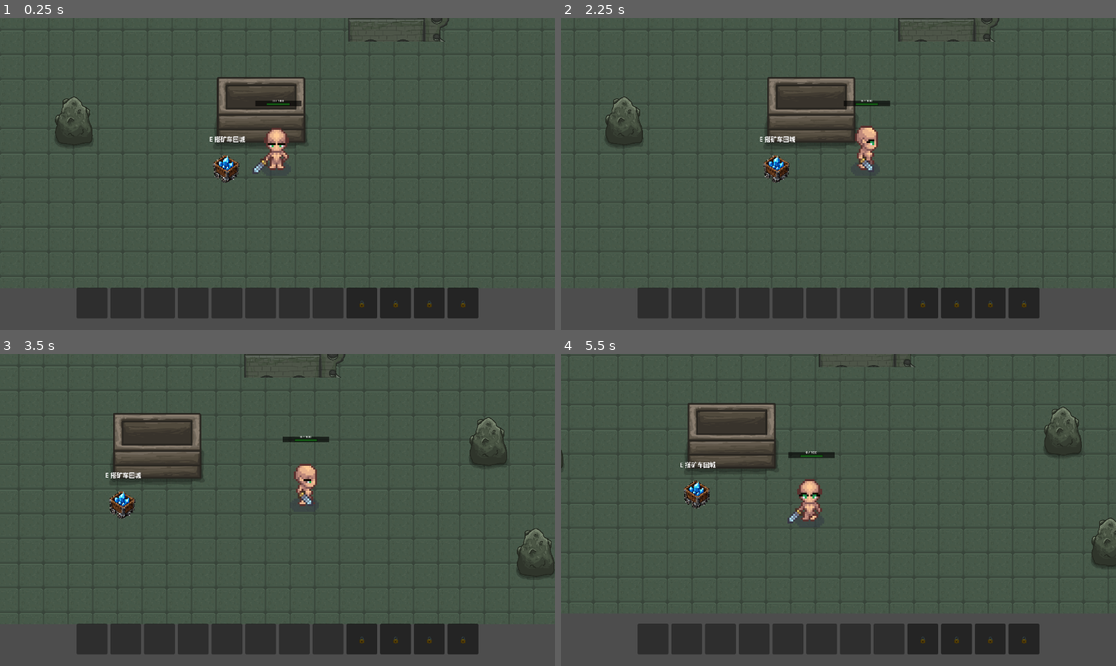
Above: before the commit, frames 1-4 (two rows, left to right).
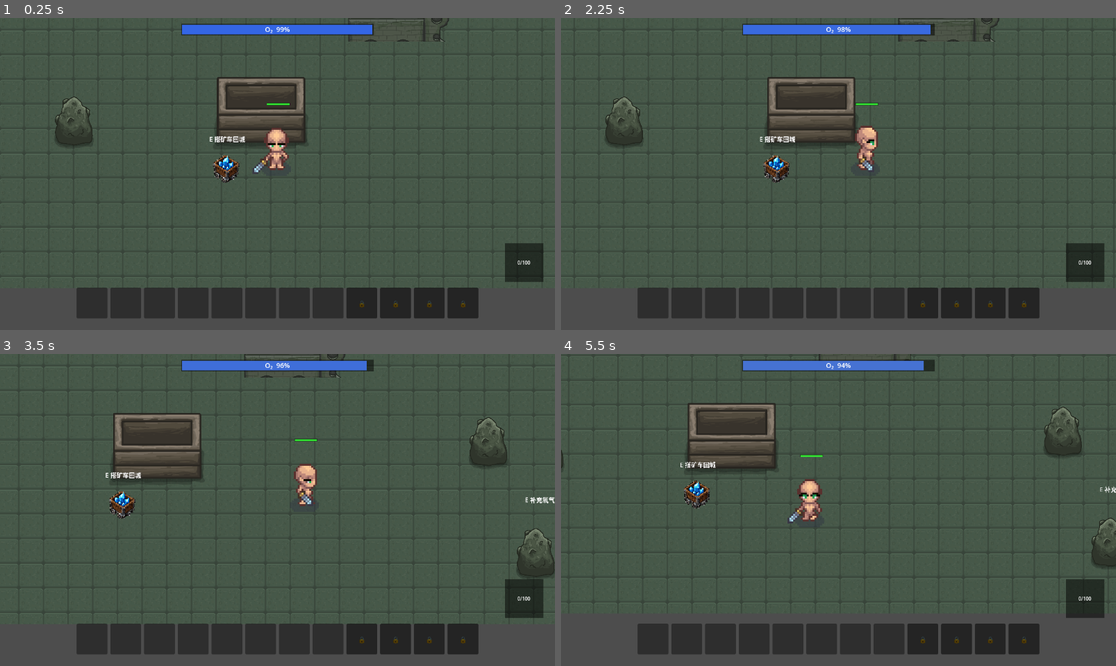
Above: after the commit, the same moments.

Repository: Mitchell0402/Anima-Echo
Game: Godot game, scene res://scenes/mine/test_scene.tscn
Same seed, same stepped clock (60 frames per second), same inputs: the game is played once before the commit and once after it. This scene is started directly instead of the project's main scene.
Inputs (mouse positions are in pixels of both pictures, inside the frame that each line leads up to):
- Up to frame 1 (0.25 s): no input
- Up to frame 2 (2.25 s): tap Enter (ui_accept) at 0.5, 0.77, 1.25, 2 s; move the mouse to (960, 158) at 0.52 s; hold D (move_right) 0.53-1.25 s; hold E (interact) 0.53-1.25 s; click (960, 158) at 0.67 s; tap Shift (walk) at 0.8 s; drag from (727, 189) to (633, 120) at 1.27 s; move the mouse to (894, 105) at 2.02 s; hold D (move_right) from 2.03 s (still down); hold E (interact) from 2.03 s (still down); click (894, 105) at 2.17 s
- Up to frame 3 (3.5 s): tap Shift (walk) at 2.3 s; release D (move_right) at 2.75 s; release E (interact) at 2.75 s; drag from (249, 572) to (155, 447) at 2.77 s
- Up to frame 4 (5.5 s): tap Enter (ui_accept) at 3.5, 3.77, 5 s; move the mouse to (1005, 556) at 3.52 s; hold A (move_left) 3.53-4.25 s; hold Shift (walk) 3.53-4.25 s; click (1005, 556) at 3.67 s; drag from (672, 463) to (755, 432) at 4.27 s; move the mouse to (866, 510) at 5.02 s; hold S (move_down) from 5.03 s (still down); hold Shift (walk) from 5.03 s (still down); click (866, 510) at 5.17 s

The runs differ from the first frame. In frame 1, 2.3% of the frame differs, in the area x 32-98%, y 1-85%; in frame 2, 2.3%; in frame 3, 2.4%, in the area x 32-100%, y 1-85%; in frame 4, 2.4%.

Commit message:
Add oxygen system with carry-on tank, HUD bars, death-reset loop
- New OxygenSystem autoload: carry-on oxygen tank consumed in mine scenes.
  Rate = 3.0/s × state_multiplier × weight_multiplier.
  IDLE/WALK=1×, RUN=2×, MINING=3×, HIDDEN=0.5×.
  Weight tier multipliers (1.0/1.3/1.7) from existing WeightSystem.
- O₂ depletion → progressive HP drain (8 dps) → player.die().
- Mine death plays death animation (1.8s), clears inventory, returns to town.
- Normal MinecartExit return preserves backpack.
- OxygenPump one-shot interactable (Area2D + E to refill), placed in test_scene.
- OxygenBar: screen-top centered HUD bar, blue→yellow→red gradient, flash at <25%.
- WeightBar: bottom-right square container, vertical fill bottom→top.
- Death animation guard in move_controller prevents animation override.
- Full spec at docs/specs/oxygen_system.md.

Co-authored-by: Cursor <cursoragent@cursor.com>

Diff:
--- a/assets/mine/characters/player/main_char_sprite_frames.tres
+++ b/assets/mine/characters/player/main_char_sprite_frames.tres
@@ -1,10 +1,123 @@
 [gd_resource type="SpriteFrames" format=3 uid="uid://0paq516vlwv3"]
 
 [ext_resource type="Texture2D" uid="uid://ci681x4vpsrai" path="res://assets/mine/characters/player/Sword_Hurt_with_shadow.png" id="1_4ne6w"]
+[ext_resource type="Texture2D" uid="uid://qcb0oin4ti5q" path="res://assets/mine/characters/player/Sword_Death_with_shadow.png" id="1_16f2j"]
 [ext_resource type="Texture2D" uid="uid://cmqvh4nehb0dq" path="res://assets/mine/characters/player/Sword_Idle_with_shadow.png" id="1_je3a8"]
 [ext_resource type="Texture2D" uid="uid://bj2y7bnxis8df" path="res://assets/mine/characters/player/Sword_Run_with_shadow.png" id="2_qkvja"]
 [ext_resource type="Texture2D" uid="uid://ckjkaru5ejoma" path="res://assets/mine/characters/player/Sword_Walk_with_shadow.png" id="3_43eq1"]
 
+[sub_resource type="AtlasTexture" id="AtlasTexture_ex4hd"]
+atlas = ExtResource("1_16f2j")
+region = Rect2(0, 192, 64, 64)
+
+[sub_resource type="AtlasTexture" id="AtlasTexture_l4anm"]
+atlas = ExtResource("1_16f2j")
+region = Rect2(64, 192, 64, 64)
+
+[sub_resource type="AtlasTexture" id="AtlasTexture_8pl8v"]
+atlas = ExtResource("1_16f2j")
+region = Rect2(128, 192, 64, 64)
+
+[sub_resource type="AtlasTexture" id="AtlasTexture_26oiw"]
+atlas = ExtResource("1_16f2j")
+region = Rect2(192, 192, 64, 64)
+
+[sub_resource type="AtlasTexture" id="AtlasTexture_gt51n"]
+atlas = ExtResource("1_16f2j")
+region = Rect2(256, 192, 64, 64)
+
+[sub_resource type="AtlasTexture" id="AtlasTexture_c32is"]
+atlas = ExtResource("1_16f2j")
+region = Rect2(320, 192, 64, 64)
+
+[sub_resource type="AtlasTexture" id="AtlasTexture_3fyd4"]
+atlas = ExtResource("1_16f2j")
+region = Rect2(384, 192, 64, 64)
+
+[sub_resource type="AtlasTexture" id="AtlasTexture_a3ldo"]
+atlas = ExtResource("1_16f2j")
+region = Rect2(0, 0, 64, 64)
+
+[sub_resource type="AtlasTexture" id="AtlasTexture_30hh7"]
+atlas = ExtResource("1_16f2j")
+region = Rect2(64, 0, 64, 64)
+
+[sub_resource type="AtlasTexture" id="AtlasTexture_t6jah"]
+atlas = ExtResource("1_16f2j")
+region = Rect2(128, 0, 64, 64)
+
+[sub_resource type="AtlasTexture" id="AtlasTexture_2j568"]
+atlas = ExtResource("1_16f2j")
+region = Rect2(192, 0, 64, 64)
+
+[sub_resource type="AtlasTexture" id="AtlasTexture_a46oa"]
+atlas = ExtResource("1_16f2j")
+region = Rect2(256, 0, 64, 64)
+
+[sub_resource type="AtlasTexture" id="AtlasTexture_vjxvg"]
+atlas = ExtResource("1_16f2j")
+region = Rect2(320, 0, 64, 64)
+
+[sub_resource type="AtlasTexture" id="AtlasTexture_2i27d"]
+atlas = ExtResource("1_16f2j")
+region = Rect2(384, 0, 64, 64)
+
+[sub_resource type="AtlasTexture" id="AtlasTexture_16f2j"]
+atlas = ExtResource("1_16f2j")
+region = Rect2(0, 64, 64, 64)
+
+[sub_resource type="AtlasTexture" id="AtlasTexture_icaxg"]
+atlas = ExtResource("1_16f2j")
+region = Rect2(64, 64, 64, 64)
+
+[sub_resource type="AtlasTexture" id="AtlasTexture_0exeh"]
+atlas = ExtResource("1_16f2j")
+region = Rect2(128, 64, 64, 64)
+
+[sub_resource type="AtlasTexture" id="AtlasTexture_morqn"]
+atlas = ExtResource("1_16f2j")
+region = Rect2(192, 64, 64, 64)
+
+[sub_resource type="AtlasTexture" id="AtlasTexture_st7jh"]
+atlas = ExtResource("1_16f2j")
+region = Rect2(256, 64, 64, 64)
+
+[sub_resource type="AtlasTexture" id="AtlasTexture_qsj6t"]
+atlas = ExtResource("1_16f2j")
+region = Rect2(320, 64, 64, 64)
+
+[sub_resource type="AtlasTexture" id="AtlasTexture_4ejjx"]
+atlas = ExtResource("1_16f2j")
+region = Rect2(384, 64, 64, 64)
+
+[sub_resource type="AtlasTexture" id="AtlasTexture_shyfr"]
+atlas = ExtResource("1_16f2j")
+region = Rect2(0, 128, 64, 64)
+
+[sub_resource type="AtlasTexture" id="AtlasTexture_ksouy"]
+atlas = ExtResource("1_16f2j")
+region = Rect2(64, 128, 64, 64)
+
+[sub_resource type="AtlasTexture" id="AtlasTexture_hoy5e"]
+atlas = ExtResource("1_16f2j")
+region = Rect2(128, 128, 64, 64)
+
+[sub_resource type="AtlasTexture" id="AtlasTexture_sapgt"]
+atlas = ExtResource("1_16f2j")
+region = Rect2(192, 128, 64, 64)
+
+[sub_resource type="AtlasTexture" id="AtlasTexture_8vjat"]
+atlas = ExtResource("1_16f2j")
+region = Rect2(256, 128, 64, 64)
+
+[sub_resource type="AtlasTexture" id="AtlasTexture_bhmk6"]
+atlas = ExtResource("1_16f2j")
+region = Rect2(320, 128, 64, 64)
+
+[sub_resource type="AtlasTexture" id="AtlasTexture_xax8x"]
+atlas = ExtResource("1_16f2j")
+region = Rect2(384, 128, 64, 64)
+
 [sub_resource type="AtlasTexture" id="AtlasTexture_7fcjc"]
 atlas = ExtResource("1_4ne6w")
 region = Rect2(0, 192, 64, 64)
@@ -471,6 +584,110 @@
 
 [resource]
 animations = [{
+"frames": [{
+"duration": 1.0,
+"texture": SubResource("AtlasTexture_ex4hd")
+}, {
+"duration": 1.0,
+"texture": SubResource("AtlasTexture_l4anm")
+}, {
+"duration": 1.0,
+"texture": SubResource("AtlasTexture_8pl8v")
+}, {
+"duration": 1.0,
+"texture": SubResource("AtlasTexture_26oiw")
+}, {
+"duration": 1.0,
+"texture": SubResource("AtlasTexture_gt51n")
+}, {
+"duration": 1.0,
+"texture": SubResource("AtlasTexture_c32is")
+}, {
+"duration": 1.0,
+"texture": SubResource("AtlasTexture_3fyd4")
+}],
+"loop": false,
+"name": &"death_b",
+"speed": 8.0
+}, {
+"frames": [{
+"duration": 1.0,
+"texture": SubResource("AtlasTexture_a3ldo")
+}, {
+"duration": 1.0,
+"texture": SubResource("AtlasTexture_30hh7")
+}, {
+"duration": 1.0,
+"texture": SubResource("AtlasTexture_t6jah")
+}, {
+"duration": 1.0,
+"texture": SubResource("AtlasTexture_2j568")
+}, {
+"duration": 1.0,
+"texture": SubResource("AtlasTexture_a46oa")
+}, {
+"duration": 1.0,
+"texture": SubResource("AtlasTexture_vjxvg")
+}, {
+"duration": 1.0,
+"texture": SubResource("AtlasTexture_2i27d")
+}],
+"loop": false,
+"name": &"death_f",
+"speed": 8.0
+}, {
+"frames": [{
+"duration": 1.0,
+"texture": SubResource("AtlasTexture_16f2j")
+}, {
+"duration": 1.0,
+"texture": SubResource("AtlasTexture_icaxg")
+}, {
+"duration": 1.0,
+"texture": SubResource("AtlasTexture_0exeh")
+}, {
+"duration": 1.0,
+"texture": SubResource("AtlasTexture_morqn")
+}, {
+"duration": 1.0,
+"texture": SubResource("AtlasTexture_st7jh")
+}, {
+"duration": 1.0,
+"texture": SubResource("AtlasTexture_qsj6t")
+}, {
+"duration": 1.0,
+"texture": SubResource("AtlasTexture_4ejjx")
+}],
+"loop": false,
+"name": &"death_l",
+"speed": 8.0
+}, {
+"frames": [{
+"duration": 1.0,
+"texture": SubResource("AtlasTexture_shyfr")
+}, {
+"duration": 1.0,
+"texture": SubResource("AtlasTexture_ksouy")
+}, {
+"duration": 1.0,
+"texture": SubResource("AtlasTexture_hoy5e")
+}, {
+"duration": 1.0,
+"texture": SubResource("AtlasTexture_sapgt")
+}, {
+"duration": 1.0,
+"texture": SubResource("AtlasTexture_8vjat")
+}, {
+"duration": 1.0,
+"texture": SubResource("AtlasTexture_bhmk6")
+}, {
+"duration": 1.0,
+"texture": SubResource("AtlasTexture_xax8x")
+}],
+"loop": false,
+"name": &"death_r",
+"speed": 8.0
+}, {
 "frames": [{
 "duration": 1.0,
 "texture": SubResource("AtlasTexture_7fcjc")
--- a/project.godot
+++ b/project.godot
@@ -20,6 +20,7 @@
 ItemDatabase="*res://scripts/items/item_database.gd"
 GameRuntime="*res://scripts/core/game_runtime.gd"
 WeightSystem="*res://scripts/core/weight_system.gd"
+OxygenSystem="*res://scripts/core/oxygen_system.gd"
 MCPScreenshot="*res://addons/godot_mcp/mcp_screenshot_service.gd"
 MCPInputService="*res://addons/godot_mcp/mcp_input_service.gd"
 MCPGameInspector="*res://addons/godot_mcp/mcp_game_inspector_service.gd"
--- a/scenes/mine/main_character_stats.tscn
+++ b/scenes/mine/main_character_stats.tscn
@@ -7,7 +7,8 @@
 [ext_resource type="Script" uid="uid://bx4ej5mrh4nkt" path="res://scripts/player/player.gd" id="6_player"]
 [ext_resource type="Script" uid="uid://cjxofcdwo4hpy" path="res://scripts/ui/health_bar.gd" id="7_healthbar"]
 [ext_resource type="Script" uid="uid://cx5yqnxku4w6p" path="res://scripts/ui/hotbar_ui.gd" id="8_hotbar"]
-[ext_resource type="Script" uid="uid://cpjxlhubu518c" path="res://scripts/ui/weight_bar.gd" id="9_weightbar"]
+[ext_resource type="Script" uid="uid://bxwk6sqh20na3" path="res://scripts/ui/oxygen_bar.gd" id="9_oxygenbar"]
+[ext_resource type="Script" uid="uid://cpjxlhubu518c" path="res://scripts/ui/weight_bar.gd" id="10_weightbar"]
 
 [sub_resource type="CapsuleShape2D" id="CapsuleShape2D_1paeb"]
 radius = 62.0
@@ -47,18 +48,11 @@
 position = Vector2(-4, -118)
 scale = Vector2(10, 10)
 sprite_frames = ExtResource("5_myn43")
-animation = &"hurt_r"
-frame = 2
-frame_progress = 0.8149515
+animation = &"death_r"
 
 [node name="HealthBar" type="Node2D" parent="." unique_id=138953096]
 position = Vector2(0, -340)
 script = ExtResource("7_healthbar")
-
-[node name="WeightBar" type="Node2D" parent="." unique_id=386155058]
-position = Vector2(0, -322)
-scale = Vector2(2, 2)
-script = ExtResource("9_weightbar")
 
 [node name="HUD" type="CanvasLayer" parent="." unique_id=421629968]
 
@@ -71,3 +65,15 @@
 grow_vertical = 2
 mouse_filter = 2
 script = ExtResource("8_hotbar")
+
+[node name="OxygenBar" type="Control" parent="HUD" unique_id=1928374650]
+layout_mode = 3
+anchors_preset = 0
+mouse_filter = 2
+script = ExtResource("9_oxygenbar")
+
+[node name="WeightBar" type="Control" parent="HUD" unique_id=386155058]
+layout_mode = 3
+anchors_preset = 0
+mouse_filter = 2
+script = ExtResource("10_weightbar")
--- /dev/null
+++ b/scenes/mine/oxygen_pump.tscn
@@ -0,0 +1,20 @@
+[gd_scene load_steps=3 format=3 uid="uid://dxy0xgenpump1"]
+
+[ext_resource type="Script" path="res://scripts/mine/oxygen_pump.gd" id="1_pump"]
+
+[sub_resource type="CircleShape2D" id="CircleShape2D_pump"]
+radius = 48.0
+
+[node name="OxygenPump" type="Area2D"]
+script = ExtResource("1_pump")
+
+[node name="CollisionShape2D" type="CollisionShape2D" parent="."]
+shape = SubResource("CircleShape2D_pump")
+
+[node name="Label" type="Label" parent="."]
+offset_left = -56.0
+offset_top = -72.0
+offset_right = 56.0
+offset_bottom = -54.0
+horizontal_alignment = 1
+text = "E 补充氧气"
--- a/scenes/mine/test_scene.tscn
+++ b/scenes/mine/test_scene.tscn
@@ -11,6 +11,7 @@
 [ext_resource type="Texture2D" uid="uid://cp1iehu7h26yi" path="res://assets/mine/environment/2D_Top_Down_Cave_Tileset.png" id="11_tileset"]
 [ext_resource type="Script" uid="uid://cmm5vxys2ey2q" path="res://scripts/town/mine_exit.gd" id="12_mine_exit"]
 [ext_resource type="Texture2D" uid="uid://dsqmmmqhit2ar" path="res://assets/props/minecart_return_to_town.png" id="13_minecart_sprite"]
+[ext_resource type="PackedScene" path="res://scenes/mine/oxygen_pump.tscn" id="14_oxygen_pump"]
 
 [sub_resource type="TileSetAtlasSource" id="TileSetAtlasSource_pi18e"]
 texture = ExtResource("11_tileset")
@@ -124,6 +125,9 @@
 [node name="SmallMine5" parent="." unique_id=579606295 instance=ExtResource("2_cpwdd")]
 position = Vector2(2467, 662)
 
+[node name="OxygenPump" parent="." unique_id=1928374651 instance=ExtResource("14_oxygen_pump")]
+position = Vector2(1900, 800)
+
 [node name="MinecartExit" type="Node2D" parent="." unique_id=2117143751]
 position = Vector2(816, 756)
 script = ExtResource("12_mine_exit")
--- /dev/null
+++ b/scripts/core/oxygen_system.gd
@@ -0,0 +1,133 @@
+extends Node
+
+## 氧气系统（Autoload 单例：OxygenSystem）
+## 随身氧气槽，在矿洞场景中实时消耗。
+## 消耗率 = base_rate × state_multiplier × weight_multiplier。
+## 氧气耗尽后渐进扣血，致死回城由 player.die() 处理。
+
+@export var tank_capacity: float = 100.0
+@export var base_rate: float = 1
+@export var suffocation_dps: float = 8.0
+
+const STATE_MULT := {
+	"idle": 1.0,
+	"walk": 1.0,
+	"run": 2.0,
+	"mining": 3.0,
+	"hidden": 0.5,
+	"hurt": 1.0,
+	"dead": 0.0,
+}
+
+signal oxygen_changed(current: float, maximum: float)
+signal oxygen_depleted
+
+var current_oxygen: float = 100.0
+var _player: CharacterBody2D = null
+var _weight: Node = null
+var _last_scene_path: String = ""
+var _scene_active: bool = false
+var _was_depleted: bool = false
+
+
+func _ready() -> void:
+	_weight = get_node_or_null("/root/WeightSystem")
+	current_oxygen = tank_capacity
+
+
+func _process(delta: float) -> void:
+	_check_scene_transition()
+
+	if not _scene_active:
+		return
+
+	_cache_player()
+	if _player == null or not is_instance_valid(_player):
+		_player = null
+		return
+
+	if _player.has_method("is_dead") and _player.is_dead():
+		return
+
+	# O₂ = 0 → 渐进扣血
+	if current_oxygen <= 0.0:
+		if not _was_depleted:
+			_was_depleted = true
+			oxygen_depleted.emit()
+		if _player.has_method("take_damage"):
+			_player.take_damage(suffocation_dps * delta)
+		return
+
+	_was_depleted = false
+
+	# 正常消耗
+	var state_mult: float = _resolve_state_multiplier()
+	var weight_mult: float = _weight.get_oxygen_multiplier() if _weight else 1.0
+	var rate: float = base_rate * state_mult * weight_mult
+
+	current_oxygen = max(0.0, current_oxygen - rate * delta)
+	oxygen_changed.emit(current_oxygen, tank_capacity)
+
+
+func _cache_player() -> void:
+	if _player != null and is_instance_valid(_player):
+		return
+	_player = get_tree().get_first_node_in_group("player") as CharacterBody2D
+
+
+func _resolve_state_multiplier() -> float:
+	if _player == null:
+		return STATE_MULT["idle"]
+	if _player.has_method("is_mining") and _player.is_mining():
+		return STATE_MULT["mining"]
+	if _player.has_method("is_hidden") and _player.is_hidden():
+		return STATE_MULT["hidden"]
+	if _player.has_method("is_hurt") and _player.is_hurt():
+		return STATE_MULT["hurt"]
+	if _player.has_method("is_dead") and _player.is_dead():
+		return STATE_MULT["dead"]
+	if not _player.has_method("can_move") or not _player.can_move():
+		return STATE_MULT["idle"]
+	# FREE + can_move: 通过 velocity 和 walk 按键判断实际活动
+	if _player.velocity.length() < 0.1:
+		return STATE_MULT["idle"]
+	if Input.is_action_pressed("walk"):
+		return STATE_MULT["walk"]
+	return STATE_MULT["run"]
+
+
+func _check_scene_transition() -> void:
+	var current: Node = get_tree().current_scene
+	if current == null:
+		return
+	var path: String = current.scene_file_path
+	if path == _last_scene_path:
+		return
+	_last_scene_path = path
+	var now_mine: bool = _is_mine_path(path)
+	if now_mine and not _scene_active:
+		reset_tank()
+	_scene_active = now_mine
+
+
+func _is_mine_path(path: String) -> bool:
+	return path.ends_with("test_scene.tscn") or "/mine/" in path
+
+
+func refill() -> void:
+	current_oxygen = tank_capacity
+	_was_depleted = false
+	oxygen_changed.emit(current_oxygen, tank_capacity)
+
+
+func reset_tank() -> void:
+	current_oxygen = tank_capacity
+	_was_depleted = false
+
+
+func is_in_mine_scene() -> bool:
+	return _scene_active
+
+
+func get_oxygen_ratio() -> float:
+	return current_oxygen / tank_capacity if tank_capacity > 0.0 else 0.0
--- /dev/null
+++ b/scripts/mine/oxygen_pump.gd
@@ -0,0 +1,42 @@
+extends Area2D
+
+## 氧气泵。玩家靠近按 E 交互，回满氧气后自毁。
+## 默认一次性使用（one_shot=true）。
+
+@export var one_shot: bool = true
+
+var _player_in_range: CharacterBody2D = null
+var _oxygen: Node = null
+
+
+func _ready() -> void:
+	_oxygen = get_node_or_null("/root/OxygenSystem")
+	body_entered.connect(_on_body_entered)
+	body_exited.connect(_on_body_exited)
+	add_to_group("interactables")
+
+
+func _unhandled_input(event: InputEvent) -> void:
+	if _player_in_range == null:
+		return
+	if not event.is_action_pressed("interact"):
+		return
+	if event is InputEventKey and event.echo:
+		return
+
+	if _oxygen and _oxygen.has_method("refill"):
+		_oxygen.refill()
+		print("[OxygenPump] 氧气回满")
+
+	if one_shot:
+		queue_free()
+
+
+func _on_body_entered(body: Node2D) -> void:
+	if body is CharacterBody2D and body.is_in_group("player"):
+		_player_in_range = body as CharacterBody2D
+
+
+func _on_body_exited(body: Node2D) -> void:
+	if body == _player_in_range:
+		_player_in_range = null
--- a/scripts/player/move_controller.gd
+++ b/scripts/player/move_controller.gd
@@ -29,6 +29,11 @@
 		body.move_and_slide()
 		_play_hurt_animation(body.hurt_velocity())
 		body.tick_hurt(delta, HURT_DECEL)
+		return
+
+	# 死亡：停止移动、不覆盖动画（保留 death 动画播放）
+	if body.has_method("is_dead") and body.is_dead():
+		body.velocity = Vector2.ZERO
 		return
 
 	# 被锁定（挖矿/躲藏）时停止移动，但仍保持脚本运行
--- a/scripts/player/player.gd
+++ b/scripts/player/player.gd
@@ -106,6 +106,34 @@
 	died.emit()
 	print("[Player] 💀 死亡")
 
+	# 播放死亡动画，延迟后回城
+	_play_death_animation()
+	get_tree().create_timer(1.8).timeout.connect(_on_death_transition)
+
+
+func _play_death_animation() -> void:
+	var sprite: AnimatedSprite2D = get_node_or_null("AnimatedSprite2D")
+	if sprite == null or sprite.sprite_frames == null:
+		return
+	var dir: String = "f"
+	var current: String = sprite.animation
+	var parts: PackedStringArray = current.split("_")
+	if parts.size() >= 2:
+		dir = parts[-1]
+	var death_anim: String = "death_" + dir
+	if sprite.sprite_frames.has_animation(death_anim):
+		sprite.play(death_anim)
+
+
+func _on_death_transition() -> void:
+	var oxygen: Node = get_node_or_null("/root/OxygenSystem")
+	if oxygen and oxygen.has_method("is_in_mine_scene") and oxygen.is_in_mine_scene():
+		var runtime: Node = get_node_or_null("/root/GameRuntime")
+		if runtime and runtime.get("inventory") and runtime.get("inventory").has_method("clear"):
+			runtime.get("inventory").clear()
+			print("[Player] 背包已清空，返回城镇")
+		get_tree().change_scene_to_file("res://scenes/town/mining_town.tscn")
+
 ## 由移动控制器每帧驱动：返回当前击退速度；衰减并在计时结束后回到 FREE。
 ## 返回 true 表示仍在受击中。死亡时立即结束受击驱动。
 func tick_hurt(delta: float, decel: float) -> bool:
--- /dev/null
+++ b/scripts/ui/oxygen_bar.gd
@@ -0,0 +1,86 @@
+extends Control
+
+## 屏幕顶部氧气条 HUD：蓝→黄→红渐变 + 低氧闪烁
+## 挂在 HUD CanvasLayer 下
+
+@export var bar_width: float = 400.0
+@export var bar_height: float = 24.0
+@export var border: float = 2.0
+@export var margin_top: float = 12.0
+
+const LOW_THRESHOLD: float = 0.25
+const MID_THRESHOLD: float = 0.5
+const FLASH_SPEED: float = 6.0
+
+var _bg: ColorRect
+var _fill: ColorRect
+var _label: Label
+var _oxygen: Node
+var _flash_timer: float = 0.0
+
+
+func _ready() -> void:
+	_oxygen = get_node_or_null("/root/OxygenSystem")
+	_build()
+	if _oxygen:
+		if not _oxygen.oxygen_changed.is_connected(_on_oxygen_changed):
+			_oxygen.oxygen_changed.connect(_on_oxygen_changed)
+		_on_oxygen_changed(_oxygen.current_oxygen, _oxygen.tank_capacity)
+
+
+func _process(delta: float) -> void:
+	_flash_timer += delta
+	var ratio: float = _oxygen.get_oxygen_ratio() if _oxygen else 1.0
+	if ratio <= LOW_THRESHOLD:
+		modulate.a = 0.4 + 0.6 * abs(sin(_flash_timer * FLASH_SPEED))
+	else:
+		modulate.a = 1.0
+
+
+func _build() -> void:
+	var center_x: float = (get_viewport_rect().size.x - bar_width) / 2.0
+
+	_bg = ColorRect.new()
+	_bg.color = Color(0.0, 0.0, 0.0, 0.5)
+	_bg.size = Vector2(bar_width, bar_height)
+	_bg.position = Vector2(center_x, margin_top)
+	add_child(_bg)
+
+	var inner: Vector2 = Vector2(bar_width - border * 2.0, bar_height - border * 2.0)
+	_fill = ColorRect.new()
+	_fill.size = inner
+	_fill.position = Vector2(center_x + border, margin_top + border)
+	add_child(_fill)
+
+	_label = Label.new()
+	_label.horizontal_alignment = HORIZONTAL_ALIGNMENT_CENTER
+	_label.vertical_alignment = VERTICAL_ALIGNMENT_CENTER
+	_label.add_theme_font_size_override("font_size", 14)
+	_label.add_theme_color_override("font_color", Color.WHITE)
+	_label.position = Vector2(center_x, margin_top)
+	_label.size = Vector2(bar_width, bar_height)
+	add_child(_label)
+
+
+func _on_oxygen_changed(current: float, maximum: float) -> void:
+	var ratio: float = clamp(current / maximum, 0.0, 1.0) if maximum > 0.0 else 0.0
+	var inner_w: float = bar_width - border * 2.0
+	_fill.size = Vector2(inner_w * ratio, _fill.size.y)
+	_fill.color = _bar_color(ratio)
+	_label.text = "O₂  %d%%" % int(ratio * 100.0)
+
+
+func _bar_color(ratio: float) -> Color:
+	var blue := Color(0.2, 0.4, 0.9)
+	var yellow := Color(0.9, 0.85, 0.2)
+	var red := Color(0.9, 0.2, 0.15)
+
+	if ratio > MID_THRESHOLD:
+		var t: float = clamp((ratio - MID_THRESHOLD) / (1.0 - MID_THRESHOLD), 0.0, 1.0)
+		return yellow.lerp(blue, t)
+	elif ratio > LOW_THRESHOLD:
+		var t: float = clamp((ratio - LOW_THRESHOLD) / (MID_THRESHOLD - LOW_THRESHOLD), 0.0, 1.0)
+		return red.lerp(yellow, t)
+	else:
+		var t: float = clamp(ratio / LOW_THRESHOLD, 0.0, 1.0)
+		return Color(0.6, 0.1, 0.1).lerp(red, t)
--- a/scripts/ui/weight_bar.gd
+++ b/scripts/ui/weight_bar.gd
@@ -1,16 +1,16 @@
-extends Node2D
+extends Control
 
-## 玩家头顶负重条：轻载绿、负重黄、超载橙红
-## 挂在玩家节点下，自动订阅 WeightSystem 信号更新
+## 屏幕右下角负重 HUD：方形容器，纵向进度条从下往上填充
+## 挂在 HUD CanvasLayer 下
 
-@export var bar_size: Vector2 = Vector2(120.0, 14.0)
-@export var border: float = 2.0
-@export var offset_y: float = -18.0
-@export var bg_color: Color = Color(0.0, 0.0, 0.0, 0.6)
+@export var container_size: float = 80.0
+@export var border: float = 3.0
+@export var margin_right: float = 24.0
+@export var margin_bottom: float = 100.0
 
-const OVERLOAD_MAX: float = 180.0
 const LIGHT_MAX: float = 65.0
 const HEAVY_MAX: float = 100.0
+const OVERLOAD_MAX: float = 180.0
 
 var _bg: ColorRect
 var _fill: ColorRect
@@ -28,34 +28,43 @@
 
 
 func _build() -> void:
+	var vp_size: Vector2 = get_viewport_rect().size
+	var x: float = vp_size.x - container_size - margin_right
+	var y: float = vp_size.y - container_size - margin_bottom
+
+	# 背景方框
 	_bg = ColorRect.new()
-	_bg.color = bg_color
-	_bg.size = bar_size
-	_bg.position = Vector2(-bar_size.x / 2.0, offset_y)
+	_bg.color = Color(0.0, 0.0, 0.0, 0.5)
+	_bg.size = Vector2(container_size, container_size)
+	_bg.position = Vector2(x, y)
 	add_child(_bg)
 
+	# 填充条（从底部向上）
+	var inner_size: float = container_size - border * 2.0
 	_fill = ColorRect.new()
-	var inner: Vector2 = bar_size - Vector2(border, border) * 2.0
-	_fill.size = inner
-	_fill.position = Vector2(-bar_size.x / 2.0 + border, offset_y + border)
+	_fill.size = Vector2(inner_size, 0.0)
+	_fill.position = Vector2(x + border, y + container_size - border)
 	add_child(_fill)
 
+	# 标签
 	_label = Label.new()
 	_label.horizontal_alignment = HORIZONTAL_ALIGNMENT_CENTER
 	_label.vertical_alignment = VERTICAL_ALIGNMENT_CENTER
-	_label.add_theme_font_size_override("font_size", 9)
+	_label.add_theme_font_size_override("font_size", 10)
 	_label.add_theme_color_override("font_color", Color.WHITE)
-	_label.position = Vector2(-bar_size.x / 2.0, offset_y - 12.0)
-	_label.size = Vector2(bar_size.x, 14.0)
+	_label.position = Vector2(x, y)
+	_label.size = Vector2(container_size, container_size)
 	add_child(_label)
 
 
 func _on_weight_changed(current: float, _maximum: float) -> void:
 	var ratio: float = clamp(current / OVERLOAD_MAX, 0.0, 1.0) if OVERLOAD_MAX > 0.0 else 0.0
-	var inner_w: float = bar_size.x - border * 2.0
-	_fill.size = Vector2(inner_w * ratio, _fill.size.y)
+	var inner_size: float = container_size - border * 2.0
+	var fill_h: float = inner_size * ratio
+	_fill.size = Vector2(inner_size, fill_h)
+	_fill.position.y = _bg.position.y + container_size - border - fill_h
 	_fill.color = _bar_color(current)
-	_label.text = "%d / %d" % [int(current), int(HEAVY_MAX)]
+	_label.text = "%d/%d" % [int(current), int(HEAVY_MAX)]
 
 
 func _bar_color(weight: float) -> Color:
@@ -64,14 +73,11 @@
 	var orange := Color(0.95, 0.35, 0.15)
 
 	if weight <= LIGHT_MAX:
-		# 纯绿 → 接近黄：在 0–65 之间绿到黄绿渐变
 		var t: float = clamp(weight / LIGHT_MAX, 0.0, 1.0)
 		return green.lerp(Color(0.55, 0.88, 0.2), t)
 	elif weight <= HEAVY_MAX:
-		# 黄色渐变
 		var t: float = clamp((weight - LIGHT_MAX) / (HEAVY_MAX - LIGHT_MAX), 0.0, 1.0)
 		return yellow.lerp(Color(1.0, 0.65, 0.1), t)
 	else:
-		# 橙色到红
 		var t: float = clamp((weight - HEAVY_MAX) / (OVERLOAD_MAX - HEAVY_MAX), 0.0, 1.0)
 		return orange.lerp(Color(0.9, 0.15, 0.1), t)
Not shown, added: scripts/core/oxygen_system.gd.uid
Not shown, added: scripts/mine/oxygen_pump.gd.uid
Not shown, added: scripts/ui/oxygen_bar.gd.uid
Not shown, changed: docs/architecture.md
Not shown, changed: docs/current_tasks.md
Not shown, changed: docs/glossary.md
Not shown, added: docs/specs/oxygen_system.md
